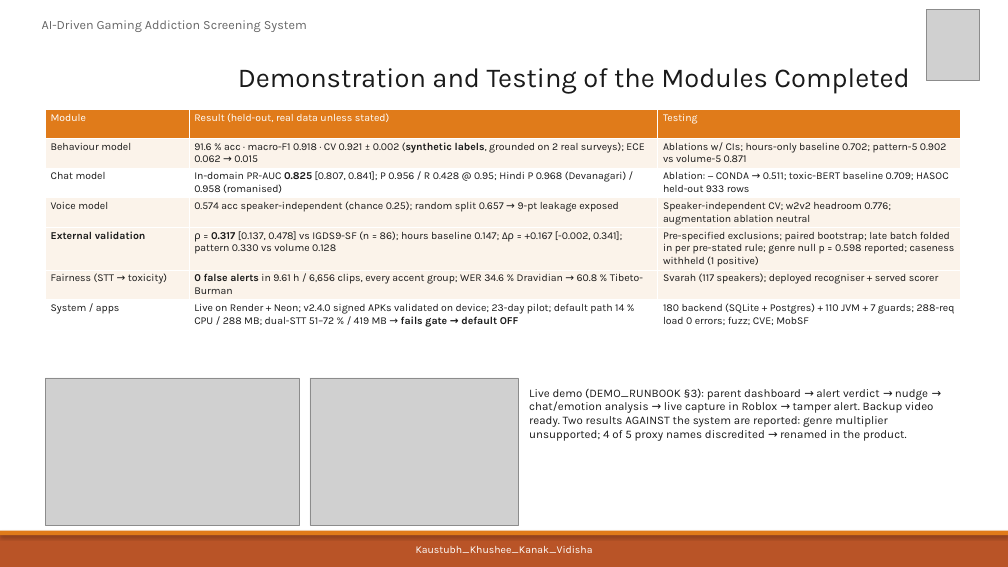
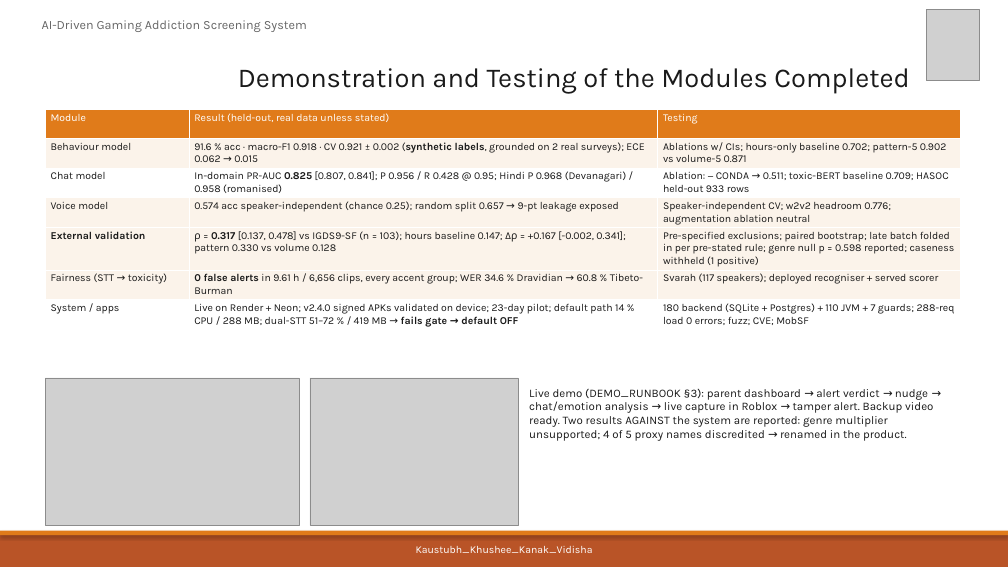
Before and after one commit to kaustubhagarwal21/gaming-addiction-detection-capstone, a slide deck: slide 9 of docs/PES_REVIEW1_DECK.pptx. Drawn at 1008x567 pixels with LibreOffice and Linux fonts; fonts in the diff are those of the drawing; grey boxes stand for pictures. Boxes give left, top, right and bottom in pixels: in the first picture for what was removed or moved away, otherwise in the second. Text is boxed around its words. In the diff, an @@ line names an element or a change of style, - is before the commit and + after.

```diff
--- a/docs/PES_REVIEW1_DECK.pptx
+++ b/docs/PES_REVIEW1_DECK.pptx
@@ table at <box>45,110,960,331</box> @@
-row 5, column 2: ρ = 0.317 [0.137, 0.478] vs IGDS9-SF (n = 86); hours baseline 0.147; Δρ = +0.167 [-0.002, 0.341]; pattern 0.330 vs volume 0.128
+row 5, column 2: ρ = 0.317 [0.137, 0.478] vs IGDS9-SF (n = 103); hours baseline 0.147; Δρ = +0.167 [-0.002, 0.341]; pattern 0.330 vs volume 0.128
```
Also in this commit, not shown: 2 other slides changed, 3 other files.
